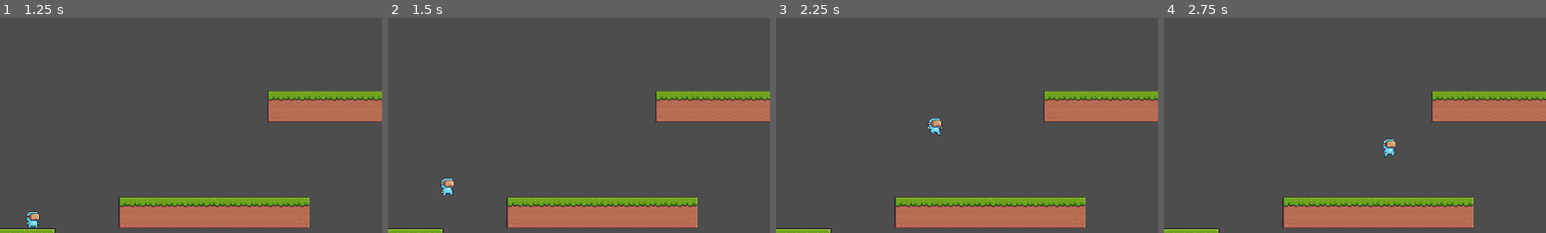
Above: before the commit, frames 1-4 (left to right).
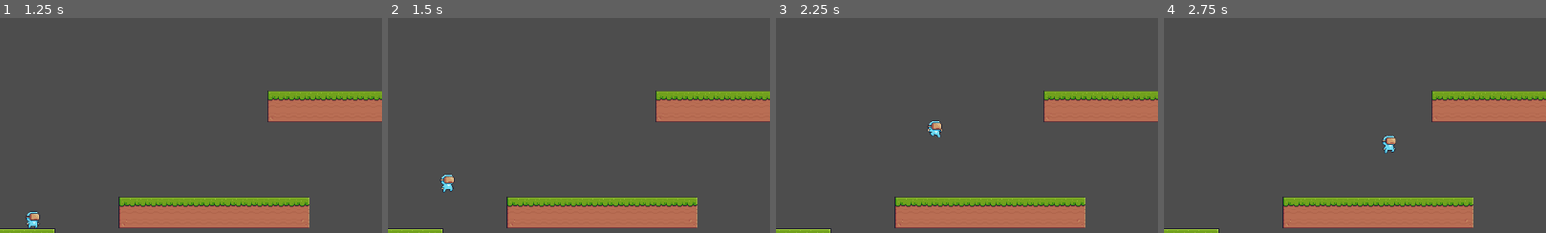
Above: after the commit, the same moments.

Repository: cgorrill-breck/LevelTransitionExample
Game: Godot game, scene res://world.tscn
Same seed, same stepped clock (60 frames per second), same inputs: the game is played once before the commit and once after it.
Inputs:
- Up to frame 1 (1.25 s): click "start" at 0.5 s
- Up to frame 2 (1.5 s): hold D (right) from 1.28 s (still down); tap Space (jump) at 1.35 s
- Up to frame 3 (2.25 s): keep holding D (right); tap Space (jump) at 1.52, 1.82, 2.1 s; tap Enter at 2 s
- Up to frame 4 (2.75 s): keep holding D (right); tap Space (jump) at 2.27, 2.57 s
The pictures show only the part of the screen within x 2-52%, y 3-53%; the shares and areas given below are measured in that part.

Frame 1 is identical in both runs. In frame 2, 0.3% of the frame differs, in the area x 13-18%, y 72-84%; in frame 3, 0.2%; in frame 4, 0.3%.

Commit message:
Update player.gd

Diff:
--- a/new-game-project/player.gd
+++ b/new-game-project/player.gd
@@ -40,7 +40,7 @@
 
 func handle_jump(delta):
 	handle_coyote_time()
-
+	handle_jump_buffering(delta)
 	if is_on_floor():
 		jumps_remaining = MAX_JUMPS_ALLOWED
 
@@ -57,8 +57,7 @@
 
 		in_coyote_time = false
 
-		print("Jump! Remaining: ", jumps_remaining)
-	handle_jump_buffering(delta)
+
 
 func apply_gravity(delta):
 	if not is_on_floor():
